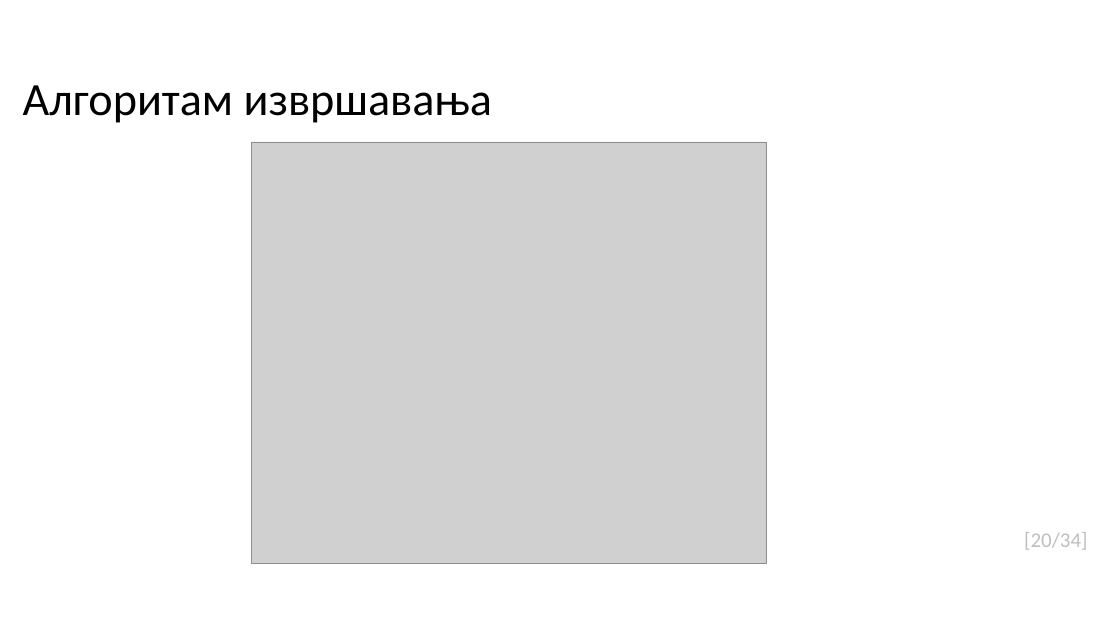
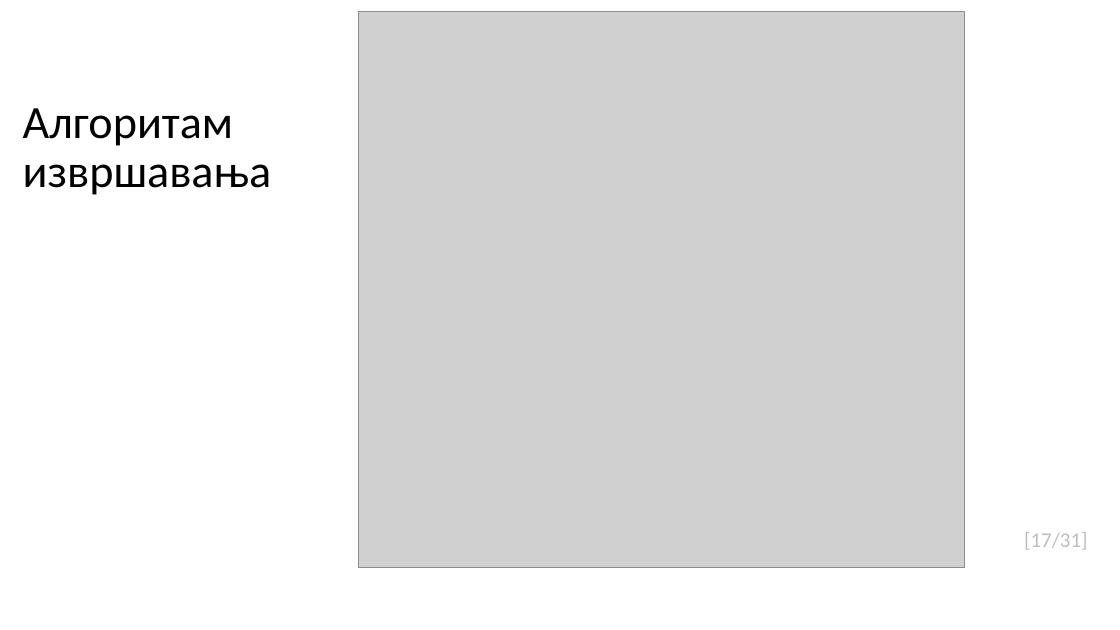
Before and after one commit to LMladenovic/MScThesisPPTX, a slide deck: slide 18 of MATF_primer_prezentacije.pptx (slide 21 before the commit). Drawn at 1120x630 pixels with LibreOffice and Linux fonts; fonts in the diff are those of the drawing; grey boxes stand for pictures; background and template pictures are left out. Boxes give left, top, right and bottom in pixels: in the first picture for what was removed or moved away, otherwise in the second. Text is boxed around its words. In the diff, an @@ line names an element or a change of style, - is before the commit and + after.

```diff
--- a/MATF_primer_prezentacije.pptx
+++ b/MATF_primer_prezentacije.pptx
@@ picture added at [359,11,965,567] @@
@@ title "Алгоритам извршавања" rewrapped from [23,85,493,123] to [23,108,272,195] @@
@@ picture removed at [251,142,766,563] @@
@@ text at [1024,532,1087,550]: text changed @@
-[20/34]
+[17/31]
```
Also in this commit, not shown: 27 other slides changed, 3 slides added, 6 slides removed.
